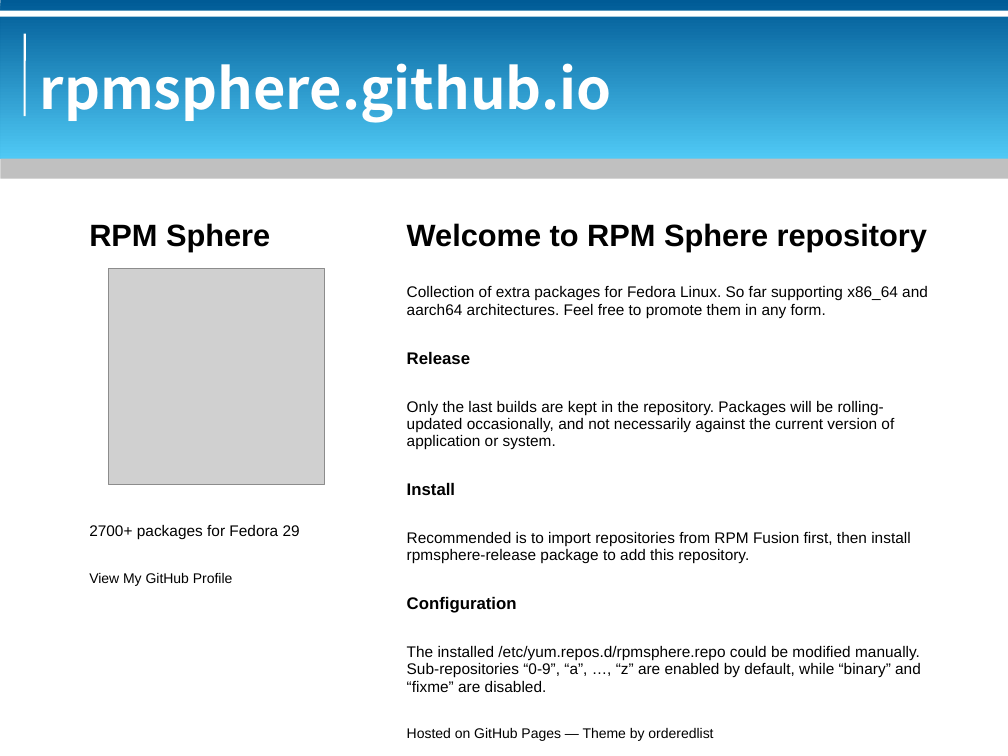
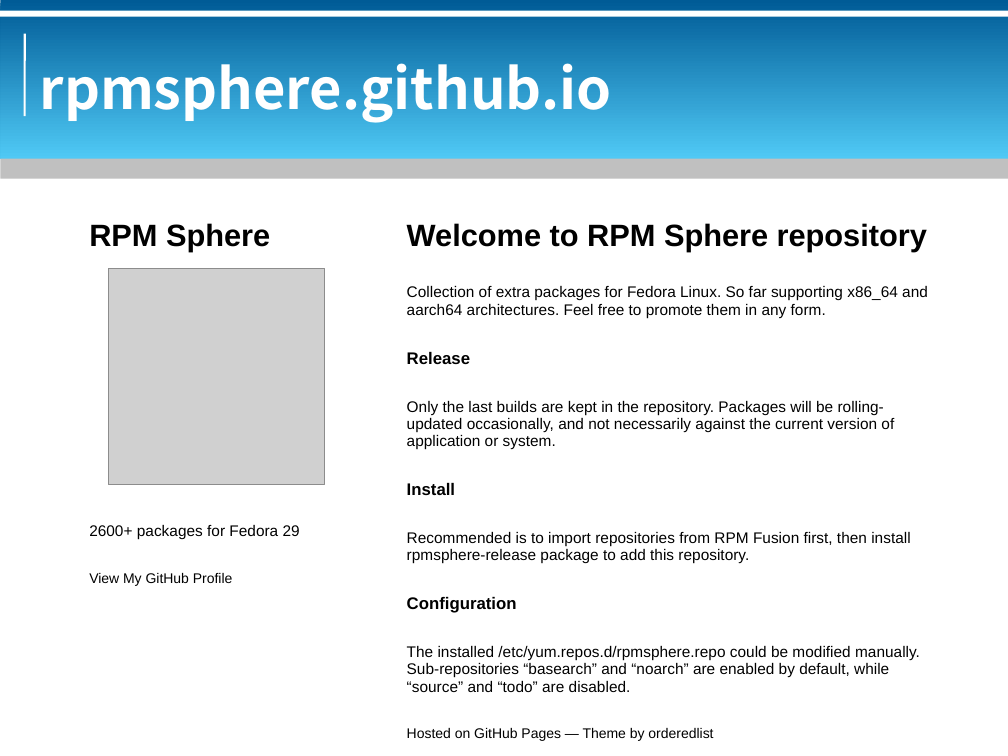
Before and after one commit to bluebat/.presentations, a slide deck: slide 2 of rpmsphere-repository.odp. Drawn at 1008x756 pixels with LibreOffice and Linux fonts; fonts in the diff are those of the drawing; grey boxes stand for pictures; background and template pictures are left out. Boxes give left, top, right and bottom in pixels: in the first picture for what was removed or moved away, otherwise in the second. Text is boxed around its words. In the diff, an @@ line names an element or a change of style, - is before the commit and + after.

Commit message:
update rpmsphere

```diff
--- a/rpmsphere-repository.odp
+++ b/rpmsphere-repository.odp
@@ text at (89,525,300,540): text changed @@
-2700+ packages for Fedora 29
+2600+ packages for Fedora 29
@@ text at (407,646,920,692): text changed @@
-The installed /etc/yum.repos.d/rpmsphere.repo could be modified manually. Sub-repositories “0-9”, “a”, …, “z” are enabled by default, while “binary” and “fixme” are disabled.
+The installed /etc/yum.repos.d/rpmsphere.repo could be modified manually. Sub-repositories “basearch” and “noarch” are enabled by default, while “source” and “todo” are disabled.
```
Also in this commit, not shown: 4 other slides changed.
